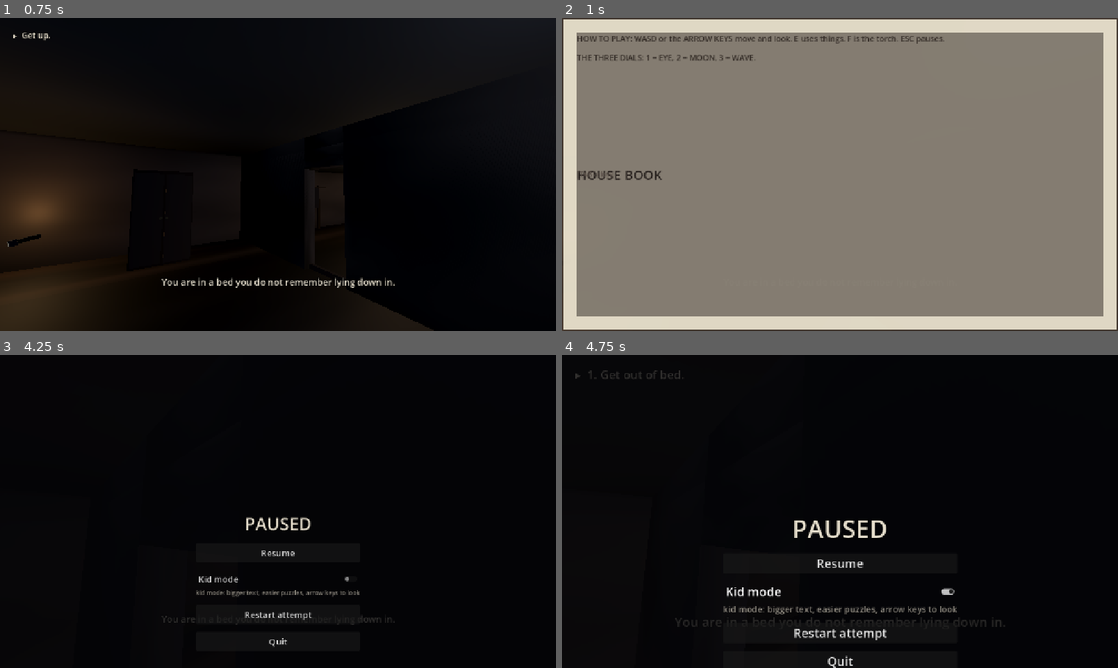
Above: before the commit, frames 1-4 (two rows, left to right).
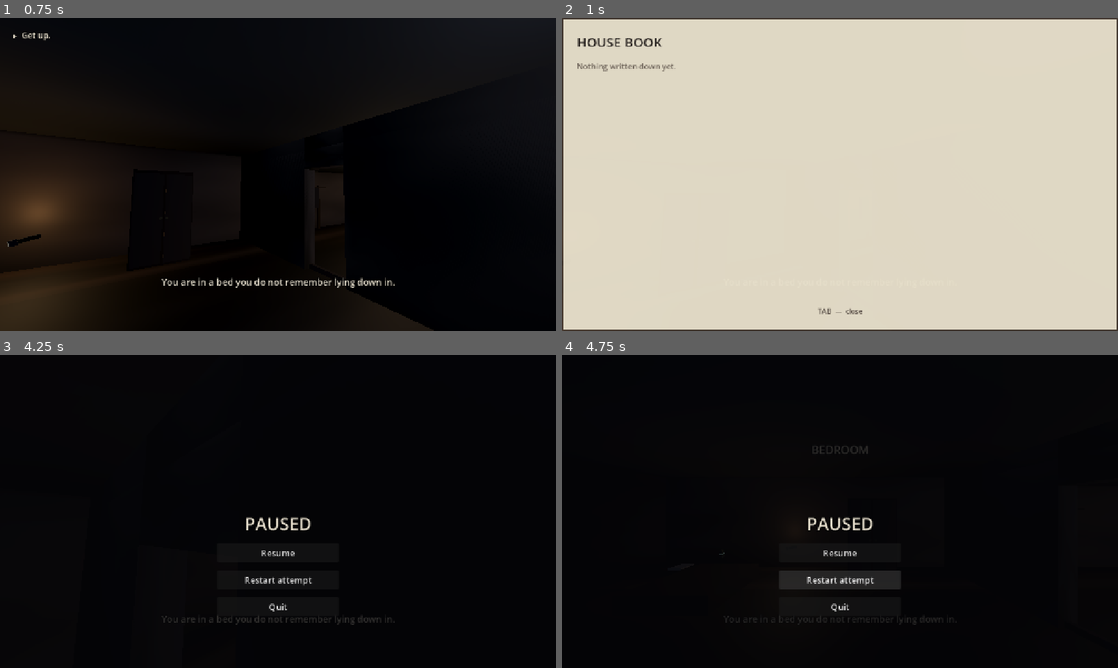
Above: after the commit, the same moments.

Repository: Bhakti-del/the_last_light
Game: Godot game, scene res://scenes/main.tscn
The game is run twice, just before and just after one commit, with the same random seed, the same clock (stepped at 60 frames per second) and the same inputs.
Inputs (mouse positions are in pixels of both pictures, inside the frame that each line leads up to):
- Up to frame 1 (0.75 s): tap Enter (ui_accept) at 0.5 s; move the mouse to (400, 158) at 0.52 s; hold D (move_right) from 0.53 s (still down); hold E (interact) from 0.53 s (still down)
- Up to frame 2 (1 s): keep holding D (move_right); keep holding E (interact); tap Space (jump) at 0.77 s; tap Tab (journal) at 0.8 s
- Up to frame 3 (4.25 s): tap Enter (ui_accept) at 1.25, 2.75, 3.5 s; move the mouse to (250, 511) at 1.27 s; release D (move_right) at 1.28 s; release E (interact) at 1.28 s; hold W (move_forward) from 1.28 s (still down); tap Tab (journal) at 1.35, 2.3 s; tap Space (jump) at 1.52, 3.02, 3.77 s; tap E (interact) at 1.55, 2.85 s; move the mouse to (289, 505) at 2.02 s; hold Ctrl (crouch) 2.03-2.78 s; move the mouse to (272, 517) at 2.77 s; move the mouse to (316, 514) at 3.52 s; hold Tab (journal) from 3.53 s (still down); tap Escape (pause) at 4.15 s
- Up to frame 4 (4.75 s): release W (move_forward) at 4.25 s; release Tab (journal) at 4.25 s; click (840, 580) at 4.25 s, where only the run before the commit has a clickable "Kid mode"

Frame 1 is identical in both runs. In frame 2, 86% of the frame differs, in the area x 2-98%, y 4-96%; in frame 3, 0.8%; in frame 4, 3.4%.
Error before the commit: Trying to assign value of type 'StaticBody3D' to a variable of type 'AnimatableBody3D'. (res://src/world/level_builder.gd:498)
Error after the commit: Trying to assign value of type 'StaticBody3D' to a variable of type 'AnimatableBody3D'. (res://src/world/level_builder.gd:502)

Commit message:
Remove kid mode + compass, fix hatch with teleport ZoneTrigger

Diff:
--- a/src/main.gd
+++ b/src/main.gd
@@ -5,12 +5,8 @@
 
 const SURFACE_BY_FLOOR := {"wood": "step_wood", "concrete": "step_concrete"}
 
-## Moonlight leaking through the house. Not a light source you can point at —
-## just enough for the eye to find edges and read a silhouette, so a player with
-## the torch off is lost rather than blind.
 const AMBIENT := Color(0.42, 0.52, 0.72)
 const AMBIENT_ENERGY := 0.16
-const AMBIENT_ENERGY_KID := 0.30
 
 var world: Node3D = null
 var level: LevelBuilder = null
@@ -39,15 +35,11 @@
 	sequence.finished.connect(_on_sequence_finished)
 	GameState.player_caught.connect(_on_player_caught)
 	GameState.run_sequence.connect(_on_run_sequence)
-	GameState.kid_mode_changed.connect(_on_kid_mode_changed)
 
 	_start_attempt(true)
 	Input.mouse_mode = Input.MOUSE_MODE_VISIBLE
 
 
-## A cool ambient floor under the practical lights. GL Compatibility supports
-## ambient from an environment fine; what it does not support is volumetric fog,
-## which is why the torch fakes its own beam cone instead.
 func _build_environment() -> void:
 	_env = WorldEnvironment.new()
 	var e := Environment.new()
@@ -60,23 +52,6 @@
 	add_child(_env)
 
 
-func _on_kid_mode_changed(on: bool) -> void:
-	if _env != null and _env.environment != null:
-		_env.environment.ambient_light_energy = AMBIENT_ENERGY_KID if on else AMBIENT_ENERGY
-	if level != null:
-		level.apply_kid_mode(on)
-	if player != null:
-		player.interactor.apply_kid_mode(on)
-		player.flashlight.apply_kid_mode(on)
-	# Both notes are the things a small player would otherwise be stuck on: how
-	# to operate the game, and the one answer the game hides on a dark wall.
-	GameState.add_journal("HOW TO PLAY: WASD or the ARROW KEYS move and look. "
-		+ "E uses things. F is the torch. ESC pauses.")
-	GameState.add_journal("THE THREE DIALS: 1 = EYE, 2 = MOON, 3 = WAVE.")
-
-
-
-
 # ============================================================ world lifecycle
 
 func _start_attempt(fresh: bool) -> void:
@@ -121,10 +96,6 @@
 	GameState.set_objective_key("wake")
 
 	_update_ambience("")
-
-	# A restarted attempt must come back up in whatever mode the player chose,
-	# and the loop wipes the journal, so the plain-language notes go back in.
-	_on_kid_mode_changed(GameState.kid_mode)
 
 	if _started:
 		GameState.set_flag(GameState.KEY_TRANSITION, false)
@@ -233,7 +204,6 @@
 	return ""
 
 
-## One ambience bed per part of the house: the basement hums, upstairs it drips.
 func _update_ambience(chapter: String) -> void:
 	var want: StringName = &"drone"
 	match chapter:
@@ -288,7 +258,6 @@
 	if true_ending:
 		hud.show_end(true)
 		return
-	# ...and wake up in the same bed.
 	GameState.push_notice("ATTEMPT #%d" % (47 + GameState.loops_completed - 1), 4.0)
 	_start_attempt(false)
 	Input.mouse_mode = Input.MOUSE_MODE_VISIBLE
--- a/src/ui/hud.gd
+++ b/src/ui/hud.gd
@@ -15,16 +15,8 @@
 const PAPER := Color(0.86, 0.83, 0.75)
 const WARN := Color(0.92, 0.55, 0.30)
 
-## Kid mode scales every piece of interface text rather than shipping a second
-## set of layouts: same screens, bigger words.
-const KID_FONT_SCALE := 1.42
 const BUTTON_SIZE := Vector2(280, 44)
-const BUTTON_SIZE_KID := Vector2(340, 62)
-
 const KEYS := "WASD move   SHIFT run   CTRL crouch   E interact   F torch   TAB journal   ESC pause"
-## Kid mode leads with the arrow keys: no mouse needed, and one obvious verb per
-## key. Crouch still matters (the creature hunts by what it hears), so it stays.
-const KEYS_KID := "ARROW KEYS or WASD move   ARROW KEYS look   E use   F torch   CTRL hide   ESC pause"
 
 var _root: Control
 var _crosshair: Control
@@ -35,8 +27,6 @@
 var _torch_bar: ColorRect
 var _torch_fill: ColorRect
 var _keys_label: Label
-var _kid_toggle: CheckButton
-var _compass: Label
 
 var _journal: PanelContainer
 var _journal_list: VBoxContainer
@@ -50,10 +40,8 @@
 var _end: Control
 var _end_body: Label
 
-## Every control whose font size is ours to scale, with the size it uses at 1x.
 var _fonts: Array = []
 var _buttons: Array[Button] = []
-var _font_scale: float = 1.0
 
 var _notice_time: float = 0.0
 var _title_time: float = 0.0
@@ -71,9 +59,7 @@
 	GameState.notice.connect(show_notice)
 	GameState.chapter_changed.connect(show_room_title)
 	GameState.open_document.connect(open_reader)
-	GameState.kid_mode_changed.connect(_on_kid_mode_changed)
 	_on_objective_changed(GameState.objective)
-	_on_kid_mode_changed(GameState.kid_mode)
 	set_process(true)
 
 
@@ -81,52 +67,11 @@
 	return _active_overlay
 
 
-# ============================================================ kid mode
-
-## Registered instead of calling add_theme_font_size_override directly, so one
-## multiplier can resize the whole interface at runtime.
+# ============================================================ font helper
+
 func _font(node: Control, size: int) -> void:
 	node.add_theme_font_size_override("font_size", size)
 	_fonts.append([node, size])
-
-
-func apply_kid_mode(on: bool) -> void:
-	_font_scale = KID_FONT_SCALE if on else 1.0
-	for f in _fonts:
-		var node: Control = f[0]
-		if is_instance_valid(node):
-			node.add_theme_font_size_override("font_size", int(round(float(f[1]) * _font_scale)))
-	for b in _buttons:
-		if is_instance_valid(b):
-			b.custom_minimum_size = BUTTON_SIZE_KID if on else BUTTON_SIZE
-	_rebuild_crosshair(on)
-	if _kid_toggle != null and is_instance_valid(_kid_toggle):
-		_kid_toggle.set_pressed_no_signal(GameState.kid_mode)
-		_kid_toggle.custom_minimum_size = Vector2(BUTTON_SIZE.x, 40.0 * _font_scale)
-	if _keys_label != null and is_instance_valid(_keys_label):
-		_keys_label.text = KEYS_KID if on else KEYS
-	if _journal_open:
-		_rebuild_journal()
-
-
-func _on_kid_mode_changed(on: bool) -> void:
-	apply_kid_mode(on)
-
-
-func _rebuild_crosshair(kid: bool) -> void:
-	if _crosshair == null or not is_instance_valid(_crosshair):
-		return
-	for c in _crosshair.get_children():
-		c.queue_free()
-	var arm: float = 11.0 if kid else 7.0
-	var thick: float = 2.0 if kid else 1.0
-	for d in [Vector2(arm, thick), Vector2(thick, arm)]:
-		var r := ColorRect.new()
-		r.color = Color(1, 1, 1, 0.55 if kid else 0.42)
-		r.size = d
-		r.position = -d * 0.5
-		_crosshair.add_child(r)
-
 
 
 # ============================================================ construction
@@ -141,7 +86,6 @@
 	_build_objective()
 	_build_torch()
 	_build_notice()
-	_build_compass()
 	_build_room_title()
 	_build_journal()
 	_build_reader()
@@ -156,7 +100,12 @@
 	_crosshair.set_anchors_preset(Control.PRESET_CENTER)
 	_crosshair.mouse_filter = Control.MOUSE_FILTER_IGNORE
 	_root.add_child(_crosshair)
-	_rebuild_crosshair(GameState.kid_mode)
+	for d in [Vector2(7, 1), Vector2(1, 7)]:
+		var r := ColorRect.new()
+		r.color = Color(1, 1, 1, 0.42)
+		r.size = d
+		r.position = -d * 0.5
+		_crosshair.add_child(r)
 
 
 func _build_objective() -> void:
@@ -184,7 +133,6 @@
 	_torch_label.text = "LIGHT"
 	_torch_label.visible = false
 	_root.add_child(_torch_label)
-
 
 	_torch_bar = ColorRect.new()
 	_torch_bar.set_anchors_preset(Control.PRESET_BOTTOM_LEFT)
@@ -230,41 +178,32 @@
 	_root.add_child(_room_title)
 
 
-
-
-func _build_compass() -> void:
-	_compass = Label.new()
-	_compass.set_anchors_preset(Control.PRESET_TOP_RIGHT)
-	_compass.position = Vector2(-180, 26)
-	_font(_compass, 15)
-	_compass.add_theme_color_override("font_color", DIM)
-	_compass.add_theme_color_override("font_outline_color", Color(0, 0, 0, 0.85))
-	_compass.add_theme_constant_override("outline_size", 5)
-	_compass.text = "N  E  S  W"
-	_compass.visible = false   # compass removed from HUD
-	_root.add_child(_compass)
-
-
 func _build_journal() -> void:
 	_journal = _paper_panel()
 	_journal.set_anchors_preset(Control.PRESET_FULL_RECT)
 	_journal.visible = false
 
+	var vbox := VBoxContainer.new()
+	vbox.add_theme_constant_override("separation", 10)
+	vbox.size_flags_horizontal = Control.SIZE_EXPAND_FILL
+	vbox.size_flags_vertical = Control.SIZE_EXPAND_FILL
+	_journal.add_child(vbox)
+
 	var head := Label.new()
 	head.text = "HOUSE BOOK"
 	_font(head, 30)
 	head.add_theme_color_override("font_color", Color(0.14, 0.12, 0.11))
-	_journal.add_child(head)
+	vbox.add_child(head)
 
 	var rule := ColorRect.new()
 	rule.color = Color(0.16, 0.13, 0.12, 0.5)
 	rule.custom_minimum_size = Vector2(0, 2)
-	_journal.add_child(rule)
+	vbox.add_child(rule)
 
 	var scroll := ScrollContainer.new()
 	scroll.size_flags_vertical = Control.SIZE_EXPAND_FILL
 	scroll.horizontal_scroll_mode = ScrollContainer.SCROLL_MODE_DISABLED
-	_journal.add_child(scroll)
+	vbox.add_child(scroll)
 
 	_journal_list = VBoxContainer.new()
 	_journal_list.size_flags_horizontal = Control.SIZE_EXPAND_FILL
@@ -272,16 +211,16 @@
 	scroll.add_child(_journal_list)
 
 	var foot := Label.new()
-	foot.text = "[TAB] close"
+	foot.text = "TAB  —  close"
 	_font(foot, 16)
 	foot.add_theme_color_override("font_color", Color(0.35, 0.31, 0.28))
-	_journal.add_child(foot)
+	foot.horizontal_alignment = HORIZONTAL_ALIGNMENT_CENTER
+	vbox.add_child(foot)
+
 	_root.add_child(_journal)
 
 
 func _build_reader() -> void:
-	# PanelContainer provides the paper background and margins.
-	# A VBoxContainer inside it stacks: title → rule → scroll(body) → rule → footer.
 	_reader = _paper_panel()
 	_reader.set_anchors_preset(Control.PRESET_CENTER)
 	_reader.grow_horizontal = Control.GROW_DIRECTION_BOTH
@@ -307,7 +246,6 @@
 	rule.custom_minimum_size = Vector2(0, 2)
 	vbox.add_child(rule)
 
-	# ScrollContainer so long notes scroll instead of clipping.
 	var scroll := ScrollContainer.new()
 	scroll.horizontal_scroll_mode = ScrollContainer.SCROLL_MODE_DISABLED
 	scroll.size_flags_vertical = Control.SIZE_EXPAND_FILL
@@ -411,37 +349,11 @@
 	box.add_child(t)
 
 	box.add_child(_menu_button("Resume", func() -> void: resume_requested.emit()))
-
-	# Off by default: the shipped game plays exactly as designed. Flipping this
-	# takes effect immediately, mid-run, without restarting the attempt.
-	_kid_toggle = CheckButton.new()
-	_kid_toggle.text = "Kid mode"
-	_font(_kid_toggle, 20)
-	_kid_toggle.custom_minimum_size = Vector2(BUTTON_SIZE.x, 40.0)
-	_kid_toggle.set_pressed_no_signal(GameState.kid_mode)
-	_kid_toggle.tooltip_text = "Bigger text, arrow-key looking, longer reach, " \
-		+ "a slower-draining torch, and puzzles that spell themselves out."
-	_kid_toggle.toggled.connect(_on_kid_toggled)
-	var kid_note := Label.new()
-	kid_note.text = "kid mode: bigger text, easier puzzles, arrow keys to look"
-	_font(kid_note, 14)
-	kid_note.add_theme_color_override("font_color", Color(0.56, 0.54, 0.50))
-	kid_note.horizontal_alignment = HORIZONTAL_ALIGNMENT_CENTER
-	var kid_box := VBoxContainer.new()
-	kid_box.add_theme_constant_override("separation", 2)
-	kid_box.add_child(_kid_toggle)
-	kid_box.add_child(kid_note)
-	box.add_child(kid_box)
-
 	box.add_child(_menu_button("Restart attempt", func() -> void: restart_requested.emit()))
 	box.add_child(_menu_button("Quit", func() -> void: get_tree().quit()))
 
 	_pause.visible = false
 	_root.add_child(_pause)
-
-
-func _on_kid_toggled(on: bool) -> void:
-	GameState.set_kid_mode(on)
 
 
 func _build_death() -> void:
@@ -568,8 +480,7 @@
 func _process(delta: float) -> void:
 	if _notice_time > 0.0:
 		_notice_time -= delta
-		var a := clampf(_notice_time, 0.0, 1.0)
-		_notice.modulate.a = a
+		_notice.modulate.a = clampf(_notice_time, 0.0, 1.0)
 	else:
 		_notice.modulate.a = move_toward(_notice.modulate.a, 0.0, delta * 2.5)
 
@@ -579,8 +490,6 @@
 	else:
 		_room_title.modulate.a = move_toward(_room_title.modulate.a, 0.0, delta * 2.0)
 
-
-	# Compass removed — no per-frame update needed.
 	if _title.visible:
 		var go := _title.find_child("GoLabel", true, false) as Label
 		if go != null:
--- a/src/world/level_builder.gd
+++ b/src/world/level_builder.gd
@@ -308,14 +308,14 @@
 	var h: Rect2 = LevelData.HATCH
 	var y0 := 0.0
 	var y1 := LevelData.BASEMENT_Y
-	var run := h.size.y        # distance in Z (1.9 → 6.3 = 4.4 m)
-	var drop := y0 - y1        # vertical drop (3.6 m, positive)
+	var run := h.size.y
+	var drop := y0 - y1
 	var rise := drop / float(STAIR_STEPS)
 	var step_run := run / float(STAIR_STEPS)
 	var mid_z := h.position.y + run * 0.5
 	var mid_y := (y0 + y1) * 0.5
 
-	# --- VISUAL-ONLY step treads (no collision — the ramp below carries the player).
+	# --- visual step treads (no collision)
 	for i in STAIR_STEPS:
 		var z := h.position.y + step_run * (float(i) + 0.5)
 		var top := y0 - rise * (float(i) + 0.5)
@@ -323,23 +323,14 @@
 			Vector3(h.position.x + h.size.x * 0.5, top - 0.07, z),
 			"metal" if i % 2 == 0 else "rust")
 		mi.cast_shadow = GeometryInstance3D.SHADOW_CASTING_SETTING_OFF
-		var ni := _box(Vector3(h.size.x - 0.16, 0.06, 0.07),
-			Vector3(h.position.x + h.size.x * 0.5, top - 0.03, z + step_run * 0.47),
-			"metal" if i % 2 == 0 else "rust")
-		ni.cast_shadow = GeometryInstance3D.SHADOW_CASTING_SETTING_OFF
-
-	# --- INVISIBLE RAMP — single angled StaticBody3D the player walks on.
-	# The hatch runs north→south (z=1.9 at top, z=6.3 at bottom).
-	# Rotating +X tilts the top face so it slopes DOWN as Z increases — correct.
+
+	# --- invisible ramp the player slides down
 	var ramp_len := sqrt(run * run + drop * drop)
-	var ramp_angle := atan2(drop, run)   # positive rotation.x slopes down toward +Z
+	var ramp_angle := atan2(drop, run)
 	var ramp_body := StaticBody3D.new()
 	ramp_body.collision_layer = 1 << 0
 	ramp_body.collision_mask = 0
-	ramp_body.position = Vector3(
-		h.position.x + h.size.x * 0.5,
-		mid_y + 0.05,
-		mid_z)
+	ramp_body.position = Vector3(h.position.x + h.size.x * 0.5, mid_y + 0.05, mid_z)
 	ramp_body.rotation.x = ramp_angle
 	add_child(ramp_body)
 	var ramp_cs := CollisionShape3D.new()
@@ -364,41 +355,33 @@
 			var py := y0 - drop * (pz - h.position.y) / run
 			_solidbox(Vector3(0.08, rail_h, 0.08), Vector3(x, py + rail_h * 0.5, pz), "rust")
 
-	# --- closed end (south wall of stairwell)
+	# --- closed south end
 	_solidbox(Vector3(h.size.x, rail_h, 0.10),
 		Vector3(h.position.x + h.size.x * 0.5, y0 + rail_h * 0.5, h.end.y - 0.05), "rust")
 
-	# --- landing pad at the basement end
+	# --- landing pad at bottom
 	_solidbox(Vector3(h.size.x - 0.16, 0.14, 0.60),
-		Vector3(h.position.x + h.size.x * 0.5, y1 + 0.07, h.end.y - 0.35),
-		"floor_concrete")
-
-	# --- hatch cover — hinged on the NORTH edge (z = h.position.y), swings open
-	# by rotating around X so the cover lifts up toward the north wall.
+		Vector3(h.position.x + h.size.x * 0.5, y1 + 0.07, h.end.y - 0.35), "floor_concrete")
+
+	# --- hatch cover: a flat metal lid sitting over the hole.
+	# When the rune lock is solved it becomes invisible + non-collidable.
 	var cover_w := h.size.x - 0.10
 	var cover_d := h.size.y - 0.10
 	hatch_pivot = Node3D.new()
-	# Pivot sits at the north edge of the hatch, floor level
-	hatch_pivot.position = Vector3(
-		h.position.x + h.size.x * 0.5,
-		y0 + 0.05,
-		h.position.y + 0.05)
+	hatch_pivot.position = Vector3(h.position.x + h.size.x * 0.5, y0 + 0.05, h.position.y + h.size.y * 0.5)
 	add_child(hatch_pivot)
 	_hatch_cover_size = Vector3(cover_w, 0.10, cover_d)
-	# Cover extends SOUTH from the pivot (positive Z in local space)
-	var cover := _solid(_hatch_cover_size,
-		Vector3(0, 0, cover_d * 0.5), hatch_pivot)
+	var cover := _solid(_hatch_cover_size, Vector3.ZERO, hatch_pivot)
 	var cm := MeshInstance3D.new()
 	var cb := BoxMesh.new()
 	cb.size = _hatch_cover_size
 	cm.mesh = cb
-	cm.position = Vector3(0, 0, cover_d * 0.5)
 	cm.material_override = _mats["metal"]
 	hatch_pivot.add_child(cm)
-	# decorative planks on top
 	for i in 3:
 		_box(Vector3(cover_w - 0.08, 0.05, 0.07),
-			Vector3(0, 0.07, 0.6 + float(i) * (cover_d - 1.0) / 2.0), "rust", hatch_pivot)
+			Vector3(0, 0.07, -cover_d * 0.5 + 0.6 + float(i) * (cover_d - 1.0) / 2.5),
+			"rust", hatch_pivot)
 
 	if not _hatch_wired:
 		_hatch_wired = true
@@ -406,26 +389,47 @@
 	_open_hatch()
 
 
-## Swing cover up by rotating -90° around X (lifts the south edge up and back).
+## When hatch_open flag fires: hide the cover, disable its collision,
+## add a teleport ZoneTrigger at the lip so walking over it drops the player
+## to the top of the ramp inside the basement stairwell.
 func _open_hatch() -> void:
 	if hatch_pivot == null:
 		return
 	var open: bool = GameState.has_flag("hatch_open")
-	var want := deg_to_rad(-90.0) if open else 0.0
-	var already_open := hatch_pivot.rotation.x < deg_to_rad(-45.0)
-	if open and not already_open:
-		GameState.push_notice("The hatch swings open. Stairs lead down.", 3.2)
-		# Disable cover collision so player can walk through the opening
-		for child in hatch_pivot.get_children():
-			if child is StaticBody3D:
-				child.collision_layer = 0
-				child.collision_mask = 0
-	elif not open and already_open:
-		for child in hatch_pivot.get_children():
-			if child is StaticBody3D:
-				child.collision_layer = 1 << 0
-				child.collision_mask = 0
-	hatch_pivot.rotation.x = want
+	if not open:
+		return
+
+	# hide and disable the cover
+	hatch_pivot.visible = false
+	for child in hatch_pivot.get_children():
+		if child is StaticBody3D:
+			child.collision_layer = 0
+			child.collision_mask = 0
+
+	GameState.push_notice("The hatch opens. Stairs lead down to the basement.", 3.5)
+	GameState.set_objective_key("basement")
+
+	# Teleport zone: a thin slab over the north half of the hatch opening.
+	# Walking into it sends the player to the top of the stair ramp.
+	var h: Rect2 = LevelData.HATCH
+	# top of ramp = just inside the hatch, slightly below floor level
+	var ramp_top := Vector3(h.position.x + h.size.x * 0.5, -0.4, h.position.y + 0.6)
+
+	var tz := ZoneTrigger.new()
+	tz.monitoring = true
+	tz.once = false   # allow repeated use going up and down
+	tz.teleport_to = ramp_top
+	tz.subtitle = ""
+	var cs := CollisionShape3D.new()
+	var bs := BoxShape3D.new()
+	bs.size = Vector3(h.size.x - 0.20, 0.60, 0.80)
+	cs.shape = bs
+	cs.position = Vector3(0, 0.30, 0)
+	tz.add_child(cs)
+	tz.position = Vector3(h.position.x + h.size.x * 0.5, 0.0, h.position.y + 0.40)
+	tz.collision_layer = 0
+	tz.collision_mask = 1 << 1
+	add_child(tz)
 
 
 func _on_hatch_flag(key: String) -> void:
--- a/src/world/zone_trigger.gd
+++ b/src/world/zone_trigger.gd
@@ -10,6 +10,8 @@
 var sting: StringName = &""
 var sting_db: float = -8.0
 var subtitle: String = ""
+## If set, teleports the player to this world position when triggered.
+var teleport_to: Vector3 = Vector3(0, -9999, 0)
 
 var _fired: bool = false
 
@@ -63,3 +65,10 @@
 		GameState.push_notice(subtitle, 3.2)
 	if sequence_id != "":
 		GameState.run_sequence.emit(sequence_id)
+	if teleport_to.y > -9998.0:
+		# Find the player body that entered and move it
+		for body in get_overlapping_bodies():
+			if body is Player:
+				body.global_position = teleport_to
+				body.velocity = Vector3.ZERO
+				break
